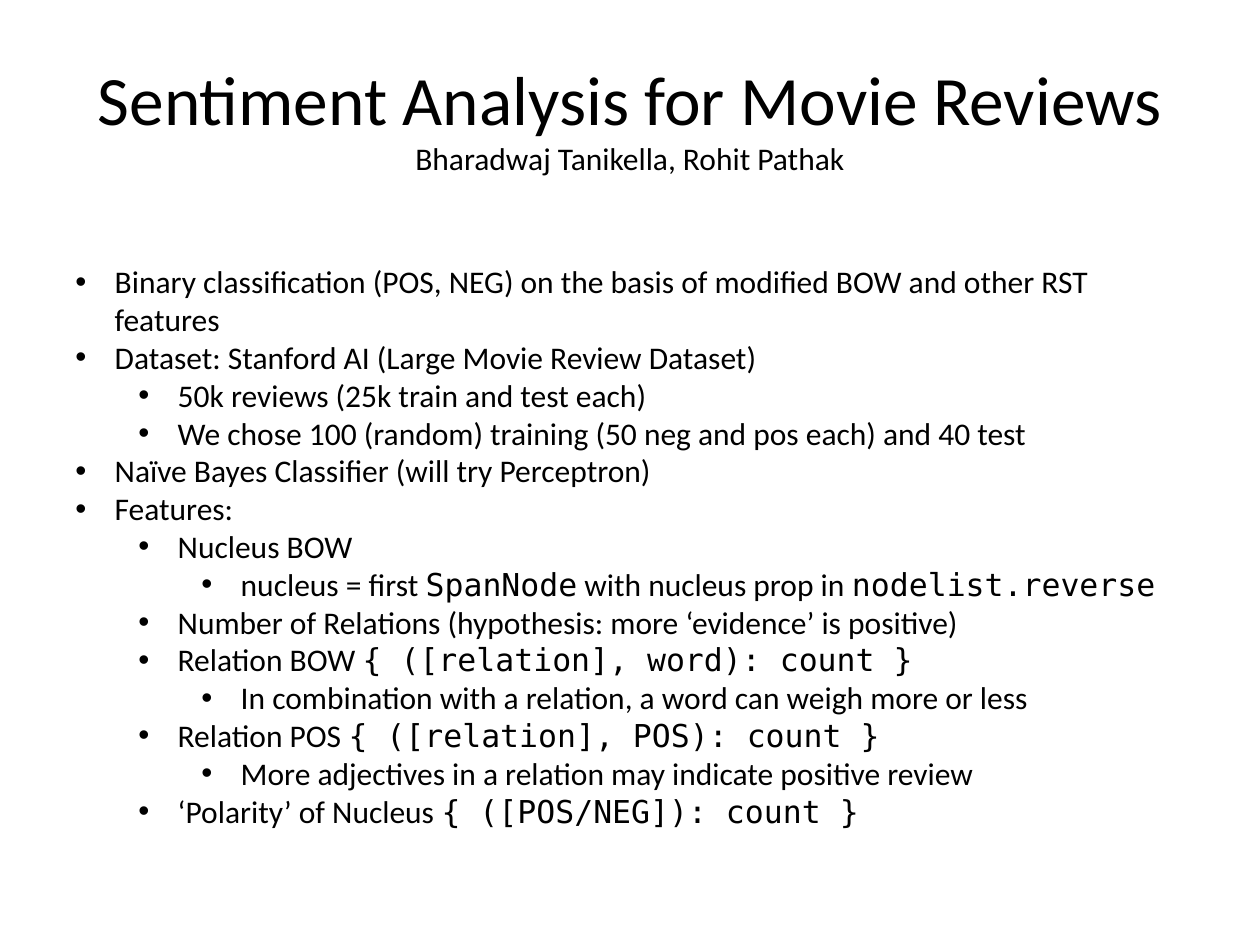
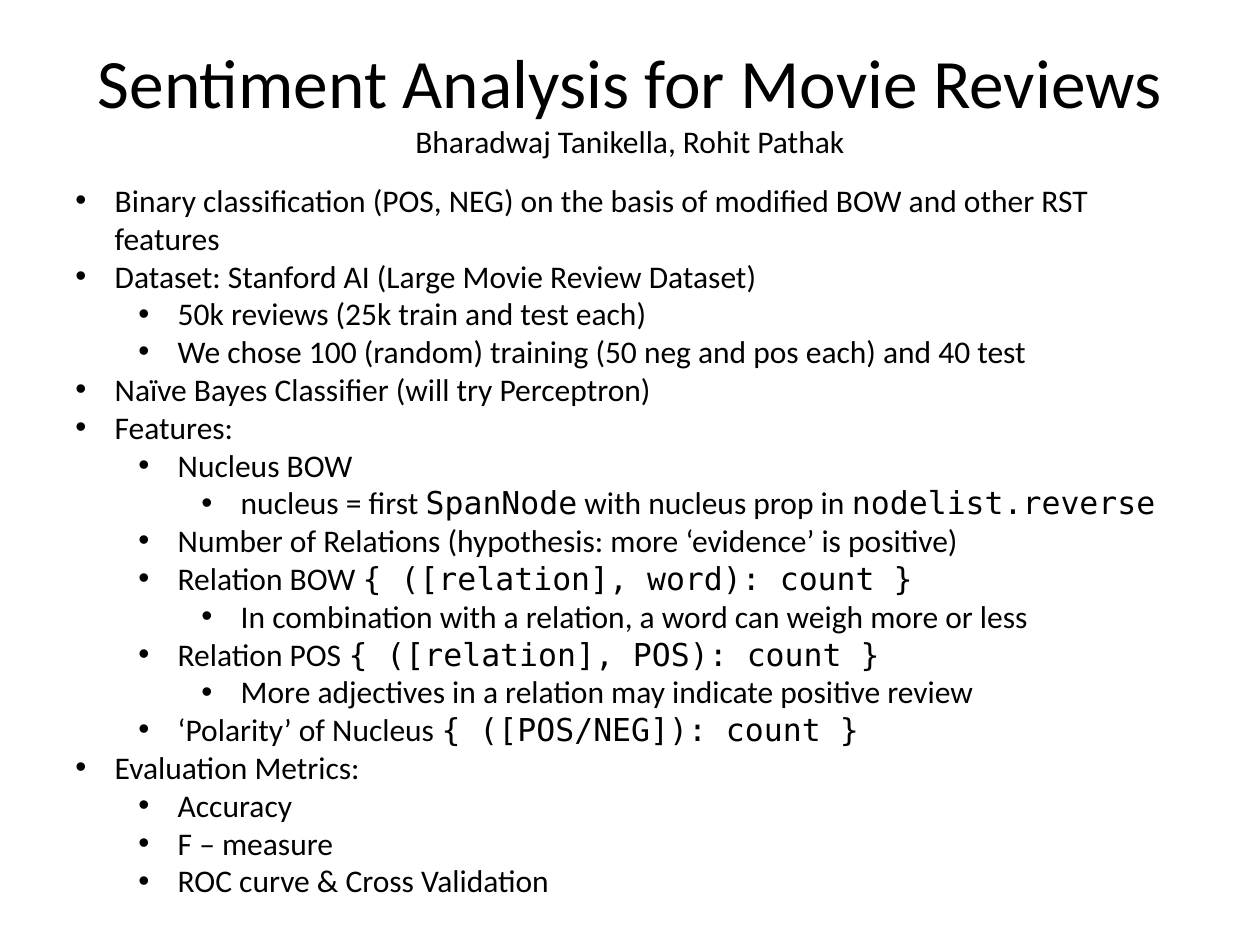
Before and after one commit to btanikella/Sentiment-Analysis-of-Movie-Reviews, a slide deck: slide 1 of Project Presentation.pptx. Drawn at 1260x945 pixels with LibreOffice and Linux fonts; fonts in the diff are those of the drawing. Boxes give left, top, right and bottom in pixels: in the first picture for what was removed or moved away, otherwise in the second. Text is boxed around its words. In the diff, an @@ line names an element or a change of style, - is before the commit and + after.

```diff
--- a/Project Presentation.pptx
+++ b/Project Presentation.pptx
@@ title "Sentiment Analysis for Movie Reviews ...": place and size @@
-title "Sentiment Analysis for Movie Reviews ..." at box(98, 77, 1161, 176)
+title "Sentiment Analysis for Movie Reviews ..." at box(98, 60, 1161, 159)
@@ text "Binary classification (POS, NEG) on ...": place and size @@
-text "Binary classification (POS, NEG) on ..." at box(115, 270, 1155, 828)
+text "Binary classification (POS, NEG) on ..." at box(115, 189, 1155, 893)
@@ text at box(115, 757, 549, 893): paragraphs added @@
+• Evaluation Metrics:
+  • Accuracy
+  • F – measure
+  • ROC curve & Cross Validation
```
Also in this commit, not shown: 1 other slide changed, 2 other files.
